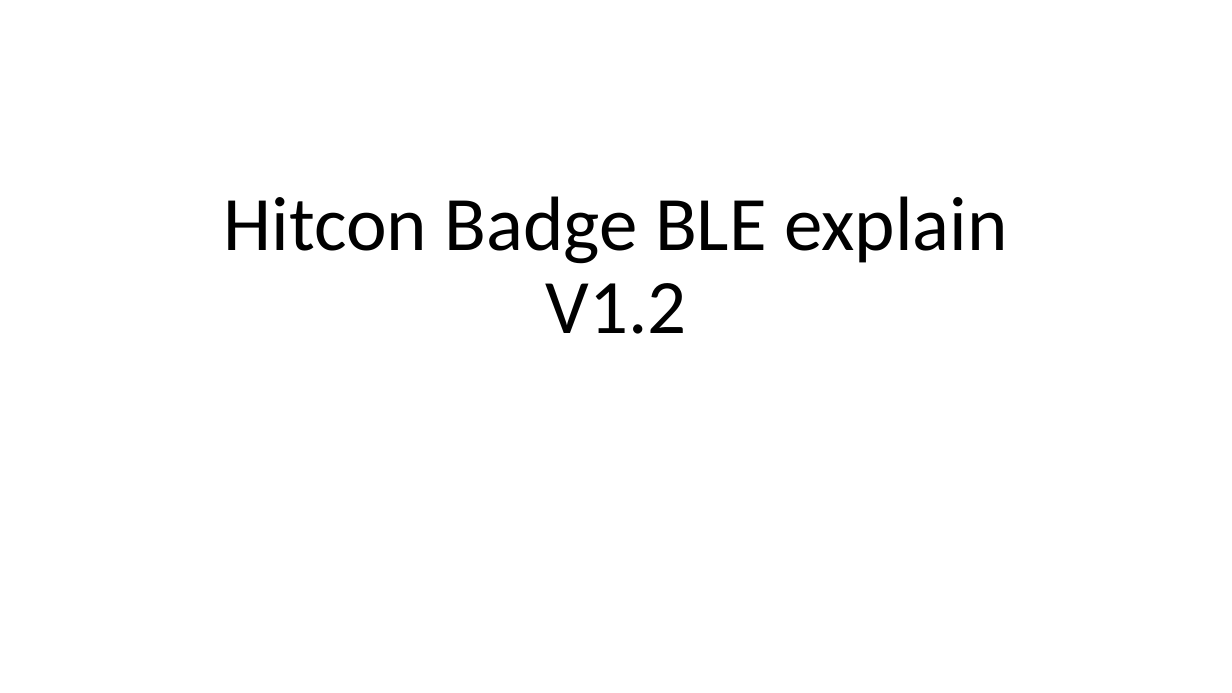
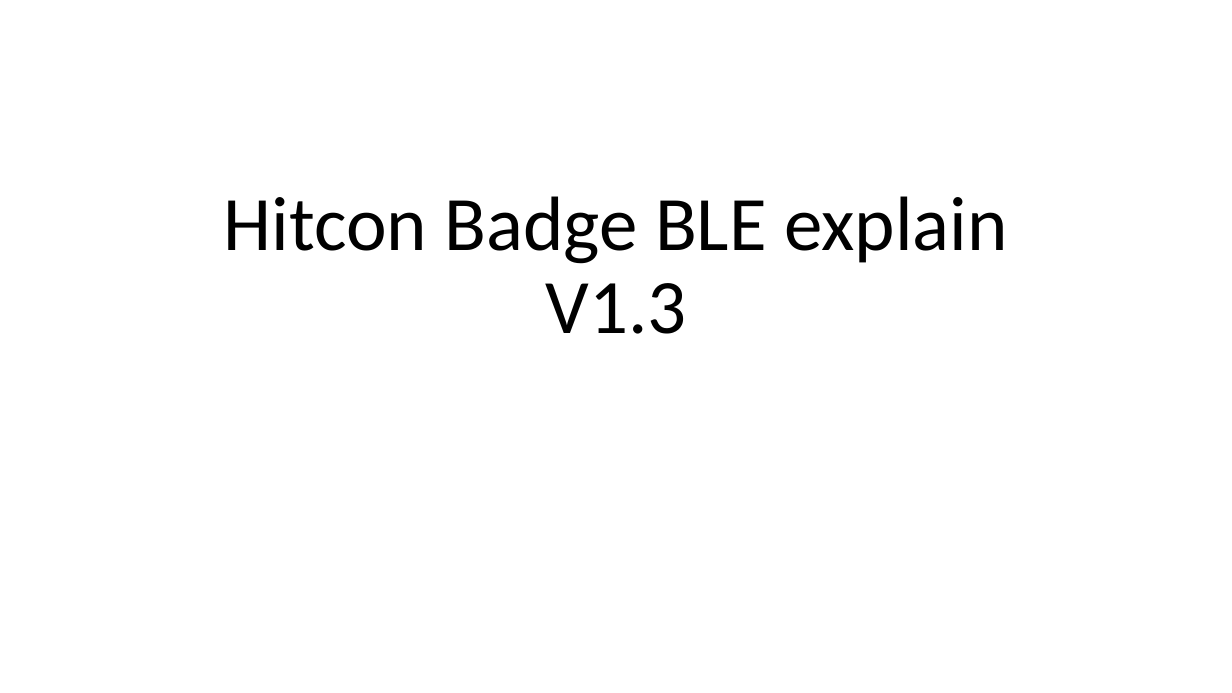
Before and after one commit to will127534/HITCON-Badge-2018, a slide deck: slide 1 of Software/Hitcon Badge BLE explain V1_1.pptx. Drawn at 1232x693 pixels with LibreOffice and Linux fonts; fonts in the diff are those of the drawing. Boxes give left, top, right and bottom in pixels: in the first picture for what was removed or moved away, otherwise in the second. Text is boxed around its words. In the diff, an @@ line names an element or a change of style, - is before the commit and + after.

```diff
--- a/Software/Hitcon Badge BLE explain V1_1.pptx
+++ b/Software/Hitcon Badge BLE explain V1_1.pptx
@@ title at (x1=224, y1=196, x2=1007, y2=334): text changed @@
-Hitcon Badge BLE explain V1.2
+Hitcon Badge BLE explain V1.3
```
Also in this commit, not shown: 4 other slides changed, 1 slide added, 1 slide removed, 9 other files.
